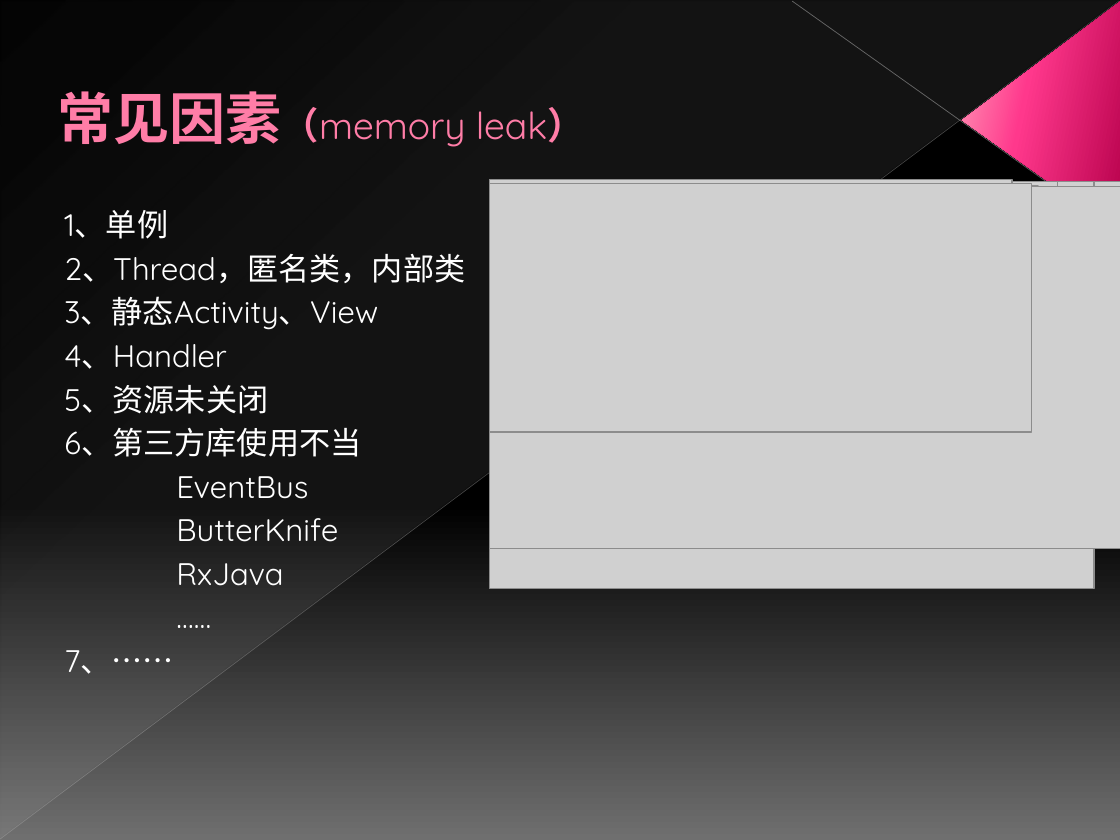
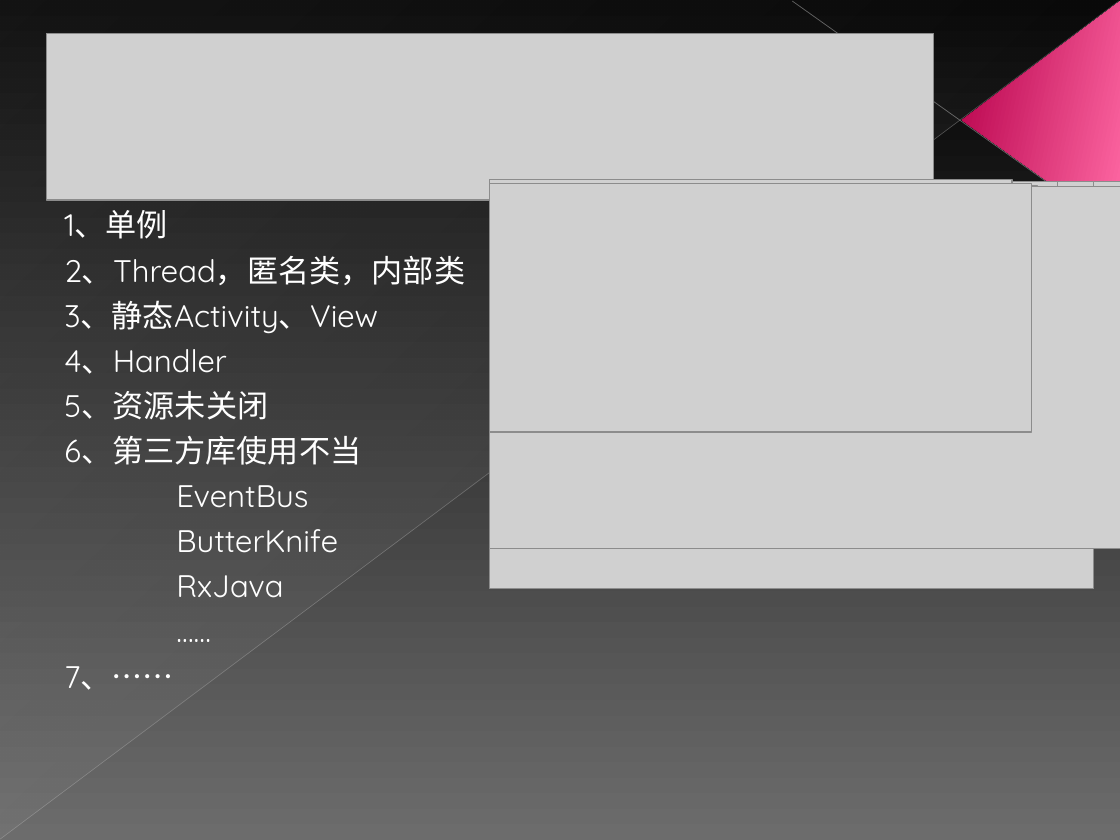
Before and after one commit to Horizonxy/mango, a slide deck: slide 8 of Android内存分析.ppt. Drawn at 1120x840 pixels with LibreOffice and Linux fonts; fonts in the diff are those of the drawing; grey boxes stand for pictures. Boxes give left, top, right and bottom in pixels: in the first picture for what was removed or moved away, otherwise in the second. Text is boxed around its words. In the diff, an @@ line names an element or a change of style, - is before the commit and + after.

```diff
--- a/Android内存分析.ppt
+++ b/Android内存分析.ppt
@@ background gradient #000000 to #707070 to gradient #000000 to #6C6C6C @@
@@ line (0, 839) - (1119, 1): stroke #BFBFBF 0.39 pt to #BFBFBF 0.4 pt @@
@@ line (1120, 234) - (792, 1): stroke #C6C6C6 0.47 pt to #C6C6C6 0.48 pt @@
@@ triangle at bbox=[962, 1, 1120, 233]: fill gradient #B8014E to #FF388C to #FF9CB9 to gradient #B6004A to #FF69A4 @@
@@ picture added at bbox=[47, 34, 934, 200] @@
@@ title removed at bbox=[58, 91, 585, 147] @@
-常见因素（memory leak）
@@ text "1、单例" at bbox=[64, 210, 465, 690]: more space between paragraphs @@
```
Also in this commit, not shown: 6 other slides changed, 11 slides added, 1 slide removed, 24 other files.
